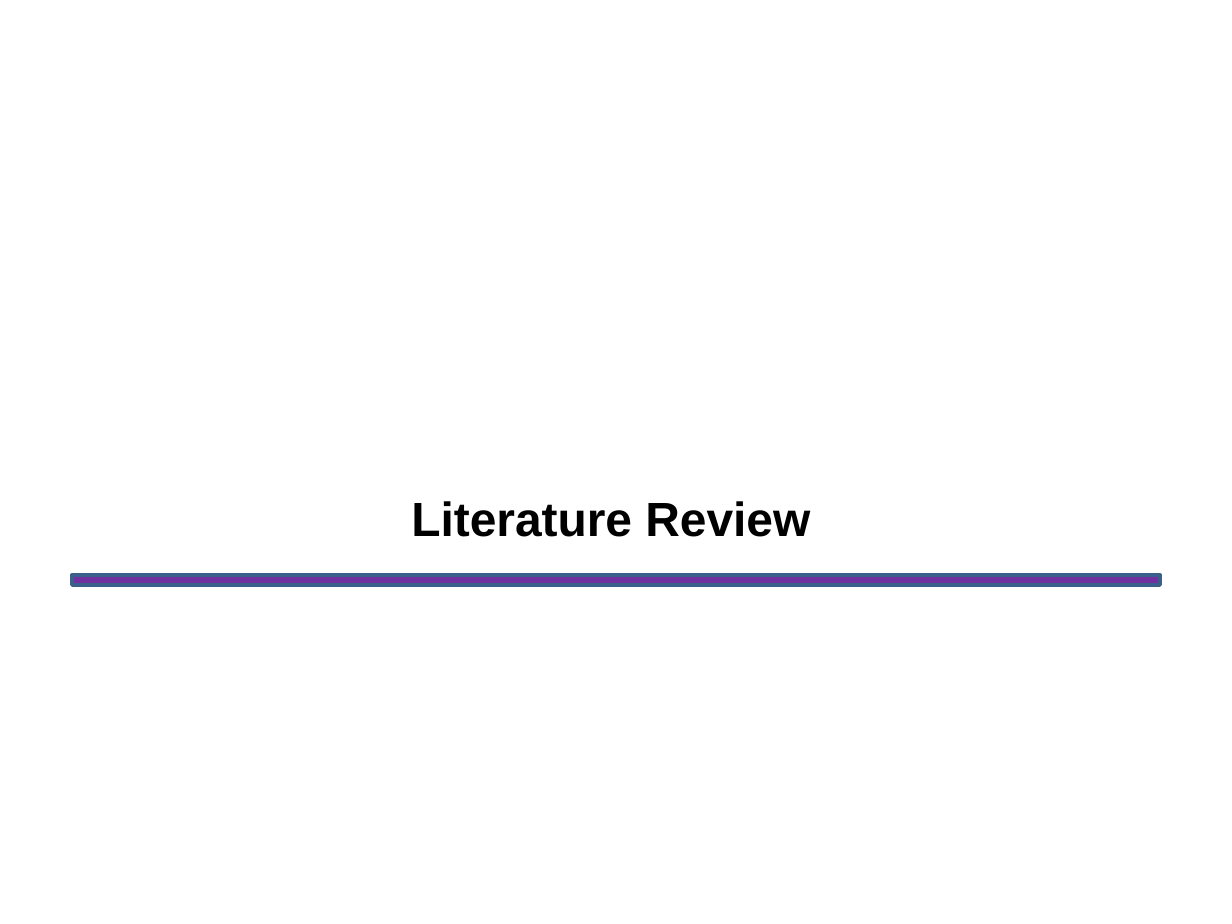
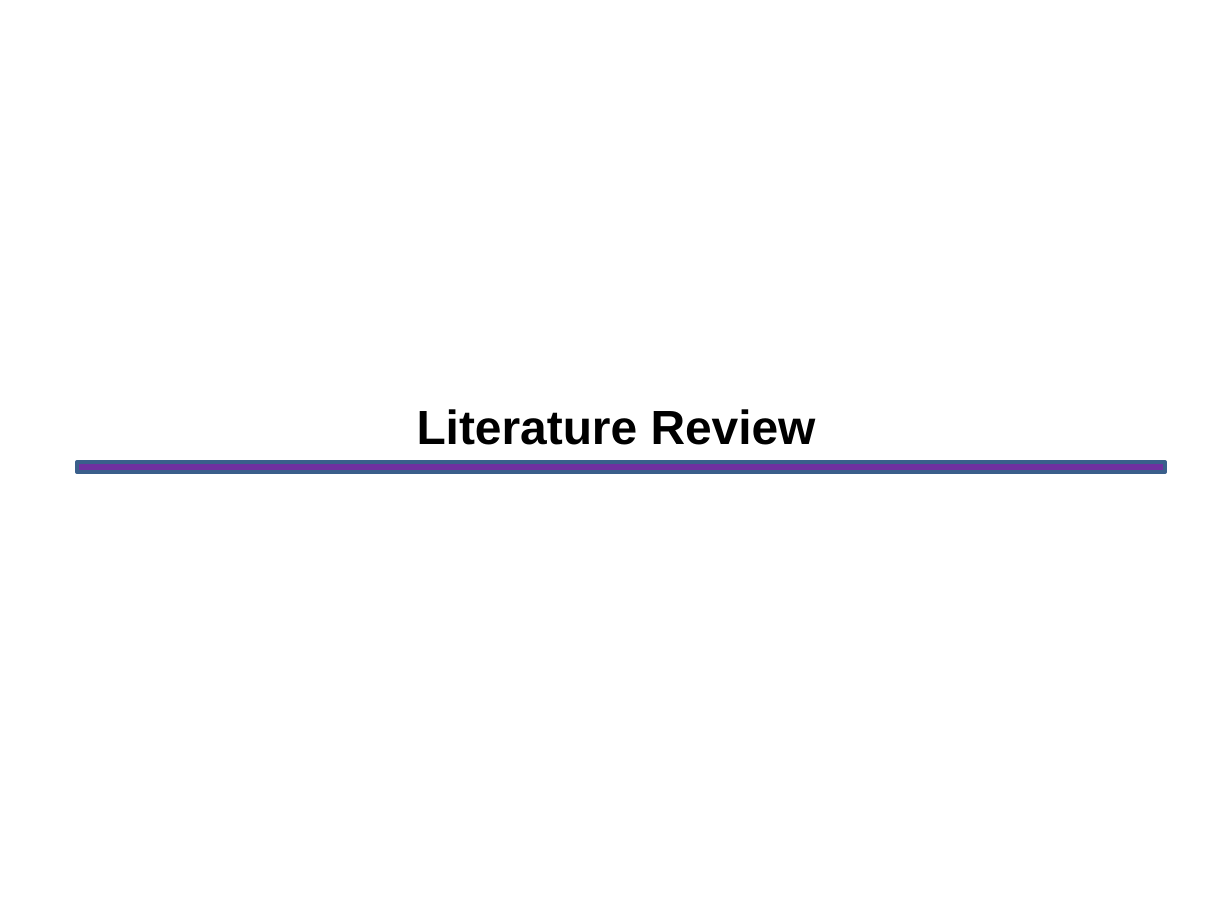
Before and after one commit to GodVilan/MERN-Based-Placement-Management-Portal-, a slide deck: slide 14 of MajorProjectPPTPhase1.pptx. Drawn at 1232x924 pixels with LibreOffice and Linux fonts; fonts in the diff are those of the drawing; background and template pictures are left out. Boxes give left, top, right and bottom in pixels: in the first picture for what was removed or moved away, otherwise in the second. Text is boxed around its words. In the diff, an @@ line names an element or a change of style, - is before the commit and + after.

```diff
--- a/MajorProjectPPTPhase1.pptx
+++ b/MajorProjectPPTPhase1.pptx
@@ text "Literature Review": place and size @@
-text "Literature Review" at bbox=[411, 501, 810, 537]
+text "Literature Review" at bbox=[417, 409, 816, 445]
@@ rectangle: place and size @@
-rectangle at bbox=[71, 575, 1159, 585]
+rectangle at bbox=[76, 462, 1164, 472]
```
Also in this commit, not shown: 6 other slides changed.
